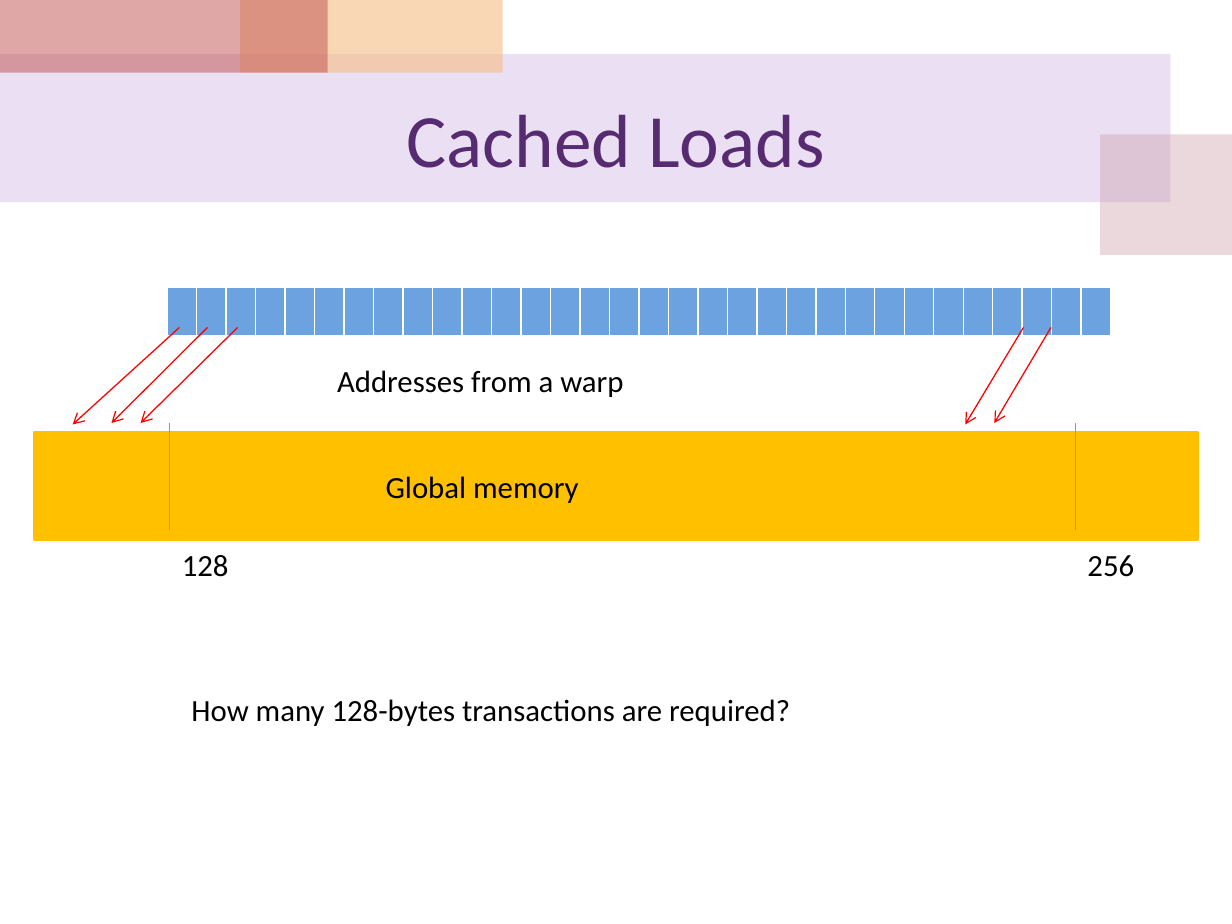
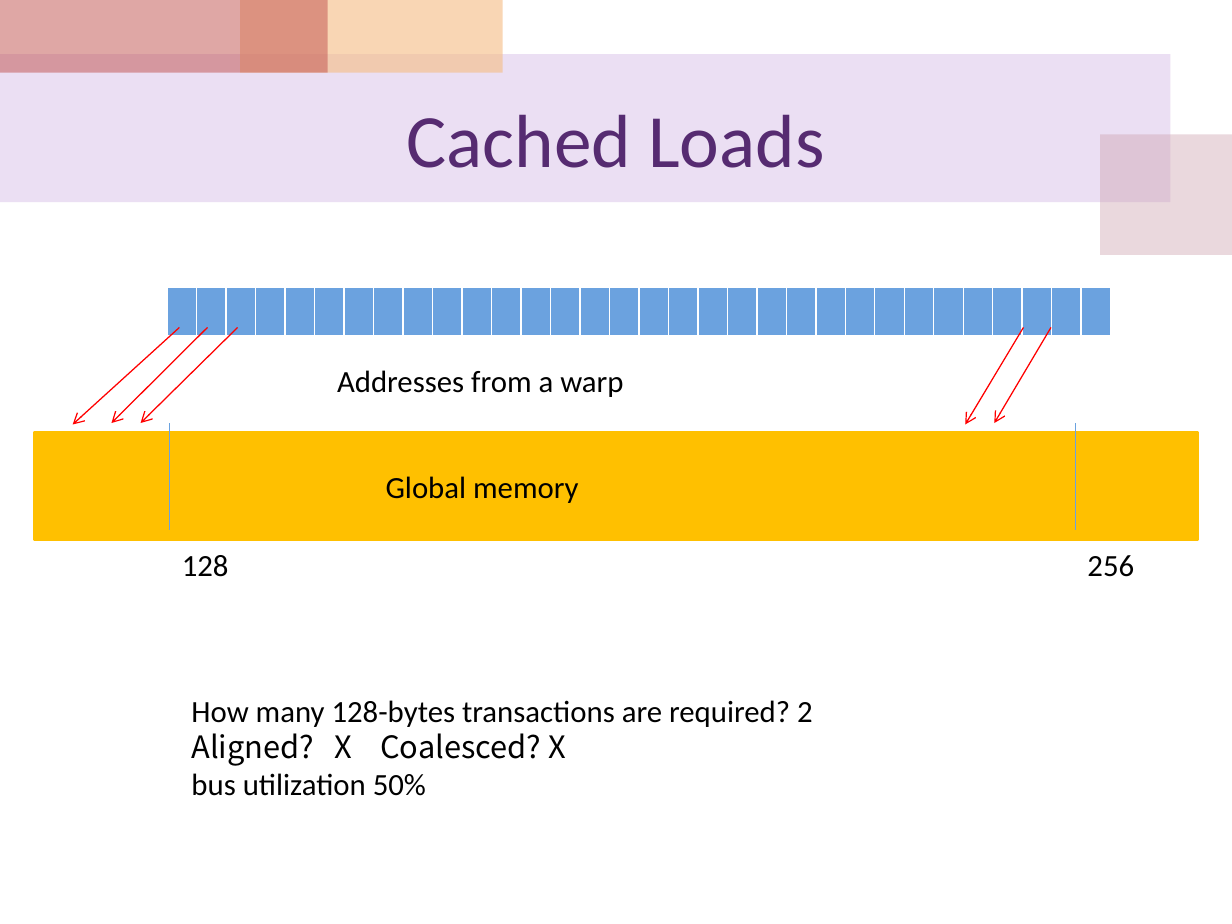
Before and after one commit to cocojk/major, a slide deck: slide 44 of gpu/EE817 Lecture 5 CUDA Memory Architecture.pptx. Drawn at 1232x924 pixels with LibreOffice and Linux fonts; fonts in the diff are those of the drawing. Boxes give left, top, right and bottom in pixels: in the first picture for what was removed or moved away, otherwise in the second. Text is boxed around its words. In the diff, an @@ line names an element or a change of style, - is before the commit and + after.

```diff
--- a/gpu/EE817 Lecture 5 CUDA Memory Architecture.pptx
+++ b/gpu/EE817 Lecture 5 CUDA Memory Architecture.pptx
@@ text at (191, 700, 813, 796): text changed @@
-How many 128-bytes transactions are required?
+How many 128-bytes transactions are required? 2
+Aligned? X Coalesced? X
+bus utilization 50%
```
Also in this commit, not shown: 4 other slides changed, 1 other file.
